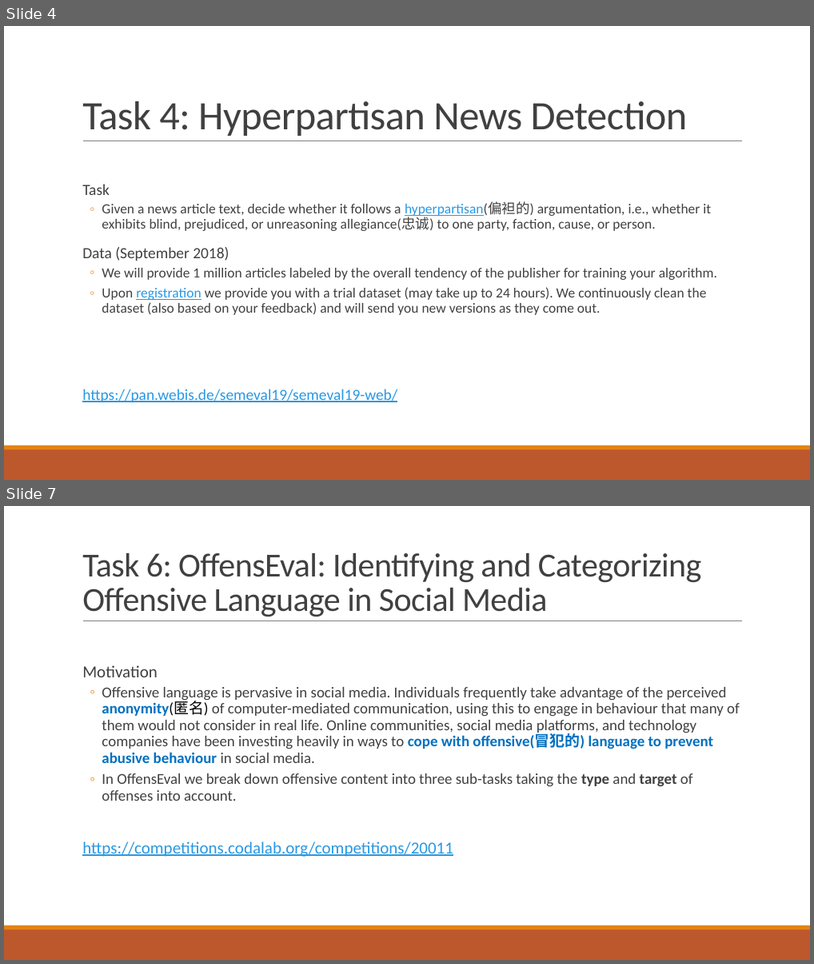
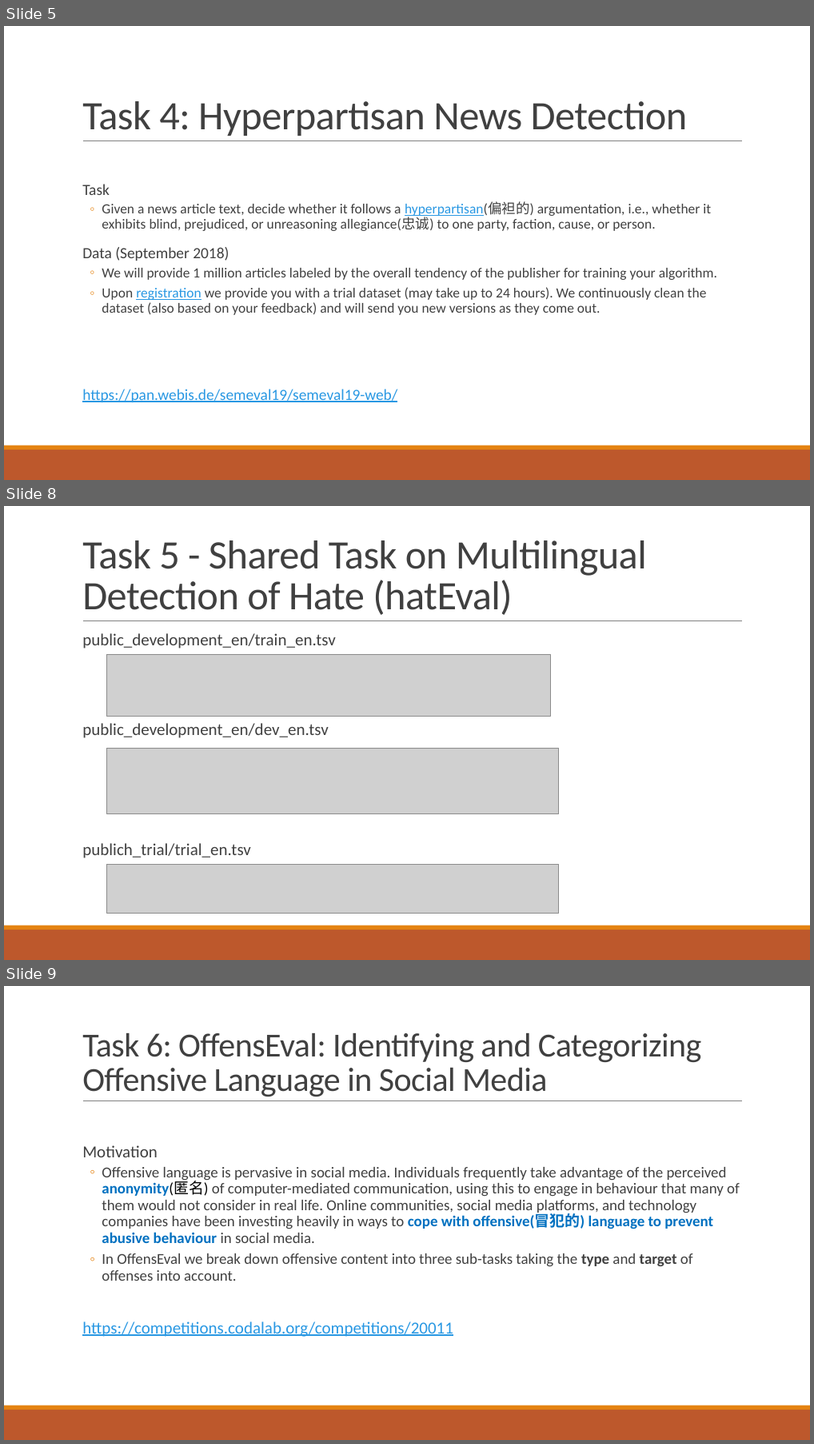
Before and after one commit to liangxh/grad, a slide deck: [报告] SemEval 2019 Task 6.pptx. Shown one above the other, each under a label of ours: slides 4 and 7 before the commit, slides 5, 8 and 9 after it; the slides between them are not shown. The pictures are 814x964 and 814x1444 pixels, drawn with LibreOffice and Linux fonts; fonts in the diff are those of the drawing; grey boxes stand for pictures. Boxes give left, top, right and bottom in pixels: in the first picture for what was removed or moved away, otherwise in the second. Text is boxed around its words. In the diff, an @@ line names an element or a change of style, - is before the commit and + after.

```diff
--- a/[报告] SemEval 2019 Task 6.pptx
+++ b/[报告] SemEval 2019 Task 6.pptx
@@ slide 8 added at (4, 506, 810, 960), background #FFFFFF; not listed: 3 template elements that a slide beside it also shows @@
@@ title added at (82, 540, 647, 615), 48 pt, text #404040 @@
+Task 5 - Shared Task on Multilingual Detection of Hate (hatEval)
@@ text added at (82, 633, 336, 858), 20 pt, text #404040 @@
+  public_development_en/train_en.tsv
+  public_development_en/dev_en.tsv
+  publich_trial/trial_en.tsv
@@ picture added at (107, 654, 551, 716) @@
@@ picture added at (107, 748, 558, 813) @@
@@ picture added at (107, 864, 558, 913) @@
@@ what was slide 4 is now slide 5 @@
@@ what was slide 7 is now slide 9 @@
```
Also in this commit, not shown: 3 slides changed, 1 other slide added, 2 other files.
